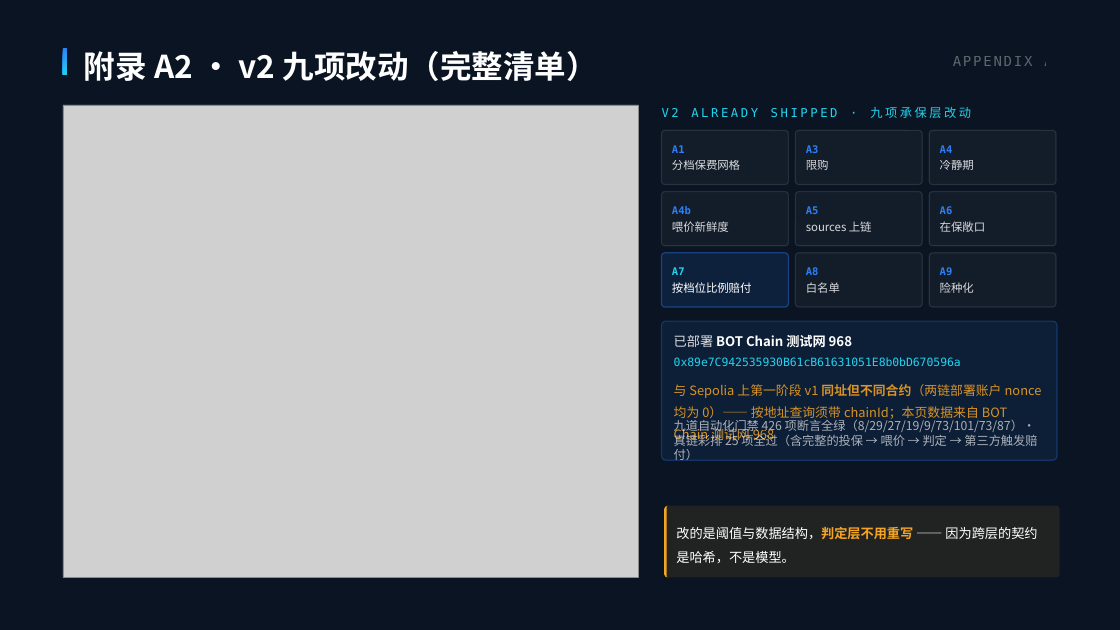
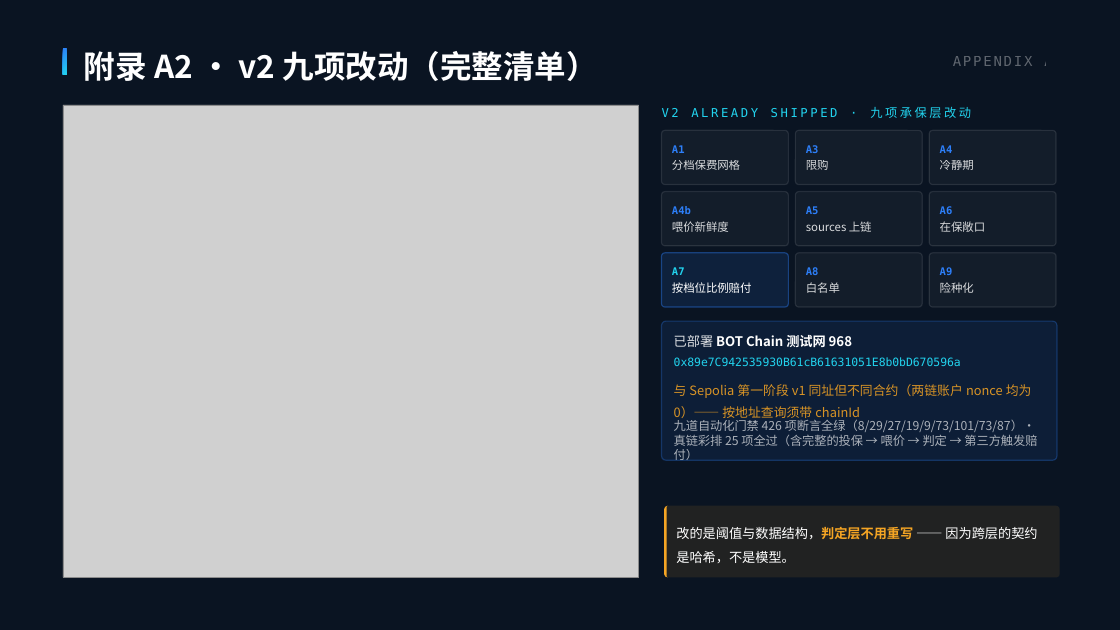
Before and after one commit to juice-butterfly/rainproof, a slide deck: slide 13 of 提交材料/雨证-路演PPT-叙事版-修订5.pptx (slide 14 before the commit). Drawn at 1120x630 pixels with LibreOffice and Linux fonts; fonts in the diff are those of the drawing; grey boxes stand for pictures. Boxes give left, top, right and bottom in pixels: in the first picture for what was removed or moved away, otherwise in the second. Text is boxed around its words. In the diff, an @@ line names an element or a change of style, - is before the commit and + after.

```diff
--- a/提交材料/雨证-路演PPT-叙事版-修订5.pptx
+++ b/提交材料/雨证-路演PPT-叙事版-修订5.pptx
@@ text at [674, 384, 1032, 422]: text changed @@
-与 Sepolia 上第一阶段 v1 同址但不同合约（两链部署账户 nonce 均为 0）—— 按地址查询须带 chainId；本页数据来自 BOT Chain 测试网 968
+与 Sepolia 第一阶段 v1 同址但不同合约（两链账户 nonce 均为 0）—— 按地址查询须带 chainId
```
Also in this commit, not shown: 1 slide removed, 5 other files.
